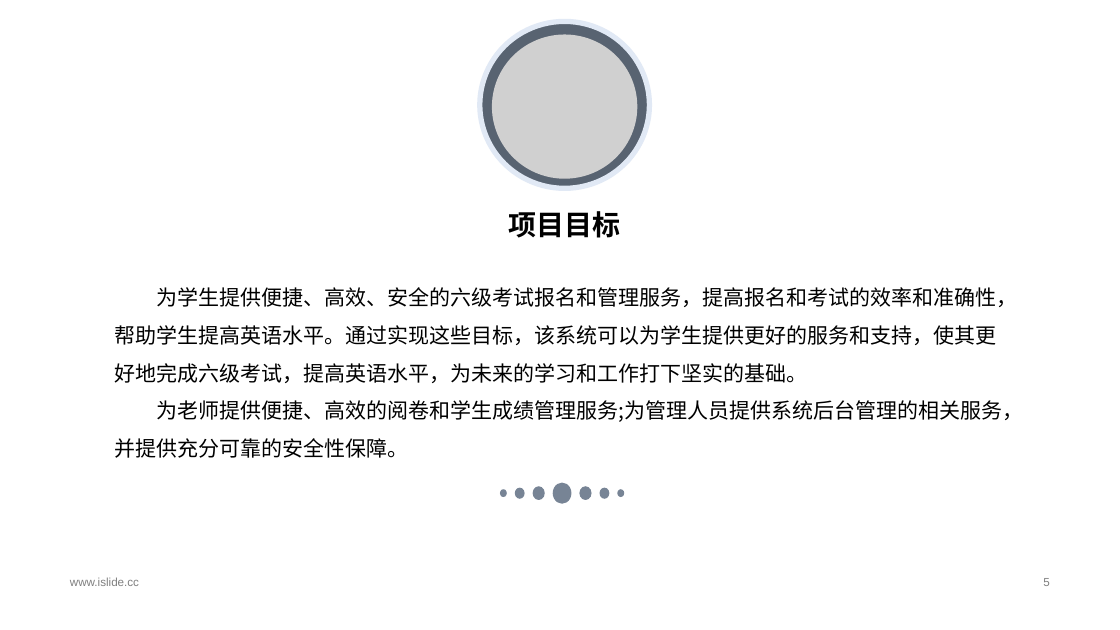
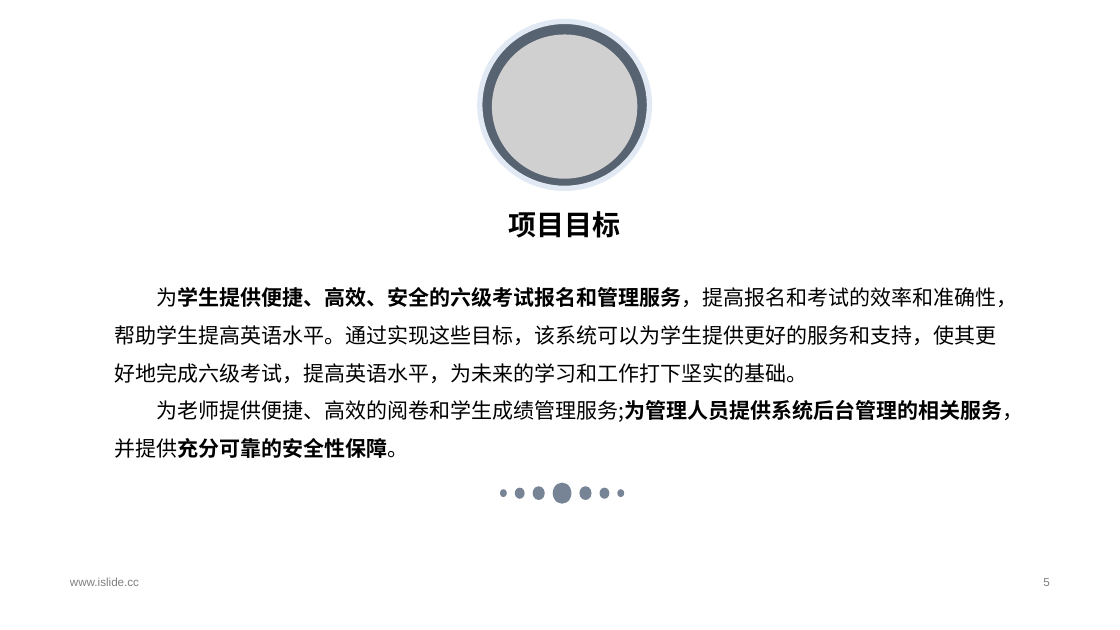
Before and after one commit to ZhaoYang0125/CABSE-JS, a slide deck: slide 5 of 提交物/大作业展示ppt.pptx. Drawn at 1120x630 pixels with LibreOffice and Linux fonts; fonts in the diff are those of the drawing; grey boxes stand for pictures; background and template pictures are left out. Boxes give left, top, right and bottom in pixels: in the first picture for what was removed or moved away, otherwise in the second. Text is boxed around its words. In the diff, an @@ line names an element or a change of style, - is before the commit and + after.

```diff
--- a/提交物/大作业展示ppt.pptx
+++ b/提交物/大作业展示ppt.pptx
@@ text "为学生提供便捷、高效、安全的六级考试报名和管理服务，提高报名和考试的效率和准确性，帮助学生提高英语水平。通过实现这些目标 ..." at [115, 287, 1024, 458]: bold on in "为学生提供便捷、高效、安全的六级考试报名和管理服务，提高报名和考试的效率和准确性，帮助学生提高英语水平。通过实现这些目标 ...", "为老师提供便捷、高效的阅卷和学生成绩管理服务;为管理人员提供系统后台管理的相关服务，并提供充分可靠的安全性保障。" @@
```
Also in this commit, not shown: 5 other slides changed, 1 slide added, 1 slide removed.
